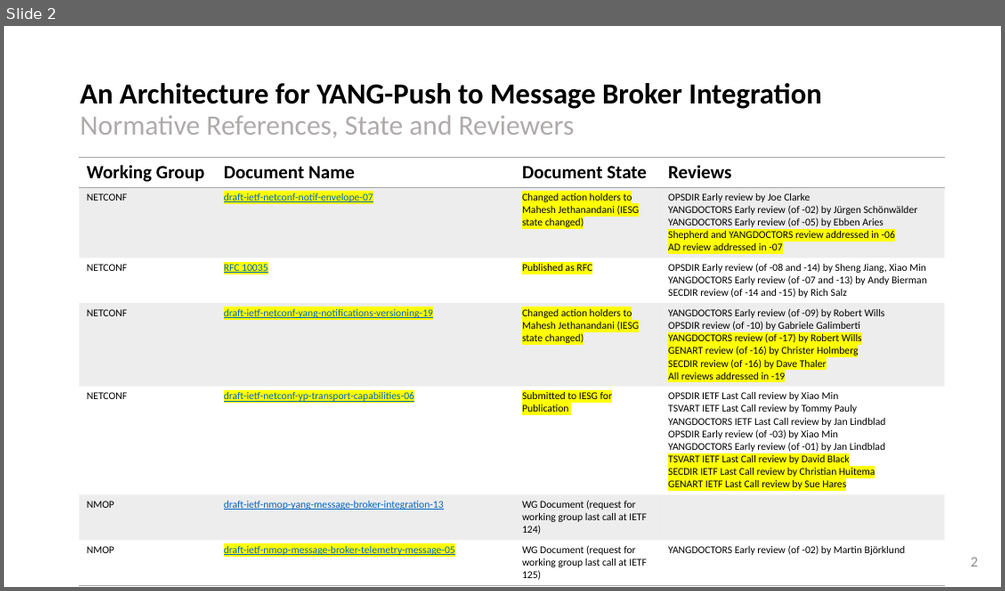
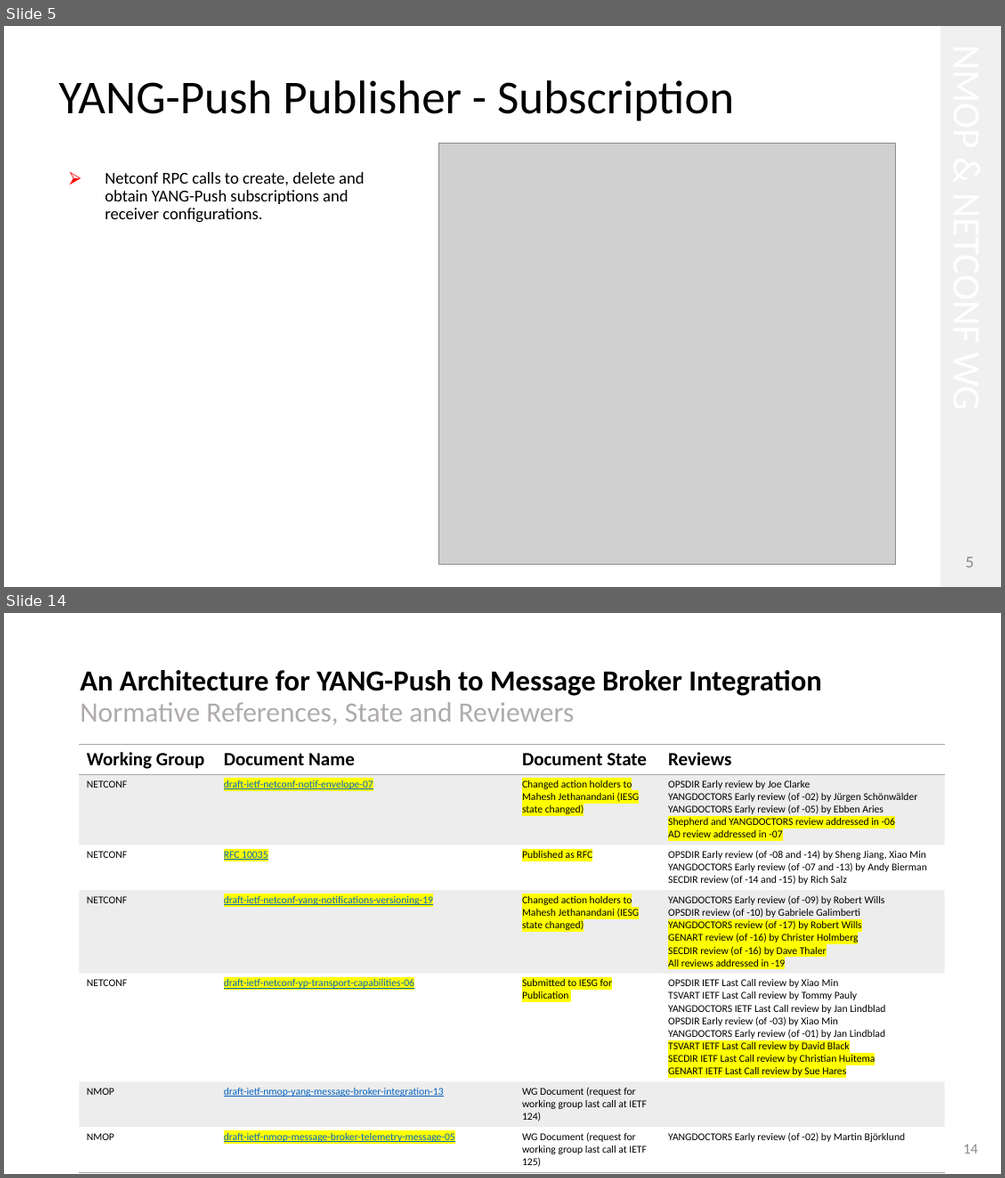
Before and after one commit to network-analytics/ietf-network-analytics-document-status, a slide deck: 127/NMOP/draft-ietf-nmop-yang-message-broker-integration-13.pptx. Shown one above the other, each under a label of ours: slide 2 before the commit, slides 5 and 14 after it; the slides between them are not shown. The pictures are 1005x591 and 1005x1178 pixels, drawn with LibreOffice and Linux fonts; fonts in the diff are those of the drawing; grey boxes stand for pictures. Boxes give left, top, right and bottom in pixels: in the first picture for what was removed or moved away, otherwise in the second. Text is boxed around its words. In the diff, an @@ line names an element or a change of style, - is before the commit and + after.

```diff
--- a/127/NMOP/draft-ietf-nmop-yang-message-broker-integration-13.pptx
+++ b/127/NMOP/draft-ietf-nmop-yang-message-broker-integration-13.pptx
@@ slide 5 added at (4, 26, 1001, 587), background #FFFFFF @@
@@ rectangle added at (940, 26, 1001, 587), fill #F1F0F0 @@
@@ title added at (59, 80, 734, 121), 45.3 pt, text #000000 @@
+YANG-Push Publisher - Subscription
@@ picture added at (439, 143, 896, 564) @@
@@ text added at (105, 172, 364, 223), 16 pt, text #000000 @@
+⮚ Netconf RPC calls to create, delete and obtain YANG-Push subscriptions and receiver configurations.
@@ page number added at (965, 556, 973, 567), 16 pt, text #888888 @@
+5
@@ what was slide 2 is now slide 14 @@
@@ page number at (963, 1143, 979, 1153): text changed @@
-2
+14
```
Also in this commit, not shown: 12 other slides added, 1 slide removed, 1 other file.
